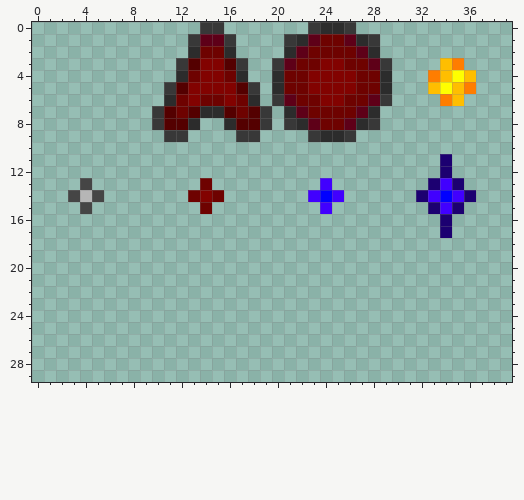
Edited in one commit: pixel-art sprite (img/fx.png). The first picture shows the starting point.
The file is 40x30 pixels.
New version:
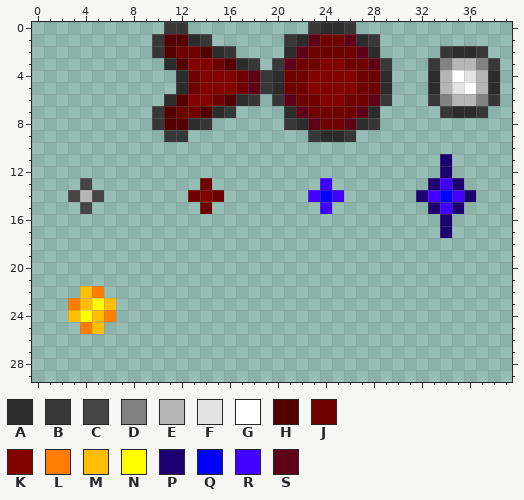
Palette (. is transparent): A #2c2c2c  B #383838  C #454545  D #828282  E #b6b6b6  F #e3e3e3  G #ffffff  H #540000  J #6e0200  K #820200  L #ff7d00  M #ffbe00  N #ffff00  P #1c0071  Q #0000ff  R #4100ff  S #5e0018
From old to new:
y 0: x 11..12 .. -> BB; x 14..15 BB -> ..
y 1: x 10..16 ...BSSB -> BHHAB..
y 2: x 10..16 ...AJJA -> BHJJHAB; x 34..37 .... -> BAAB
y 3: x 11..13 .BH -> AHK; x 15 K -> J; x 17..18 B. -> AB; x 33..38 .ML... -> BDEEDB
y 4: x 16..19 JA.. -> KJSB; x 33..38 LMNM.. -> AEGFEA
y 5: x 11..13 BHK -> .AJ; x 17..19 HB. -> JSB; x 33..38 MNML.. -> AEFGEA
y 6: x 12 J -> H; x 14 J -> K; x 16..18 KJA -> HAB; x 33..38 .LM... -> BDEEDB
y 7: x 13..14 HA -> JH; x 16..19 HJHB -> B...; x 34..37 .... -> BAAB
y 8: x 14 . -> B; x 16..19 AHHB -> ....
y 9: x 17..18 BB -> ..
y 22: x 4..5 .. -> ML
y 23: x 3..6 .... -> LMNM
y 24: x 3..6 .... -> MNML
y 25: x 4..5 .. -> LM
Pixel boxes of the changes (left, top, right, bottom) in both pictures:
changed: (152, 22, 272, 142)
changed: (428, 46, 500, 118)
added: (68, 286, 116, 334)
